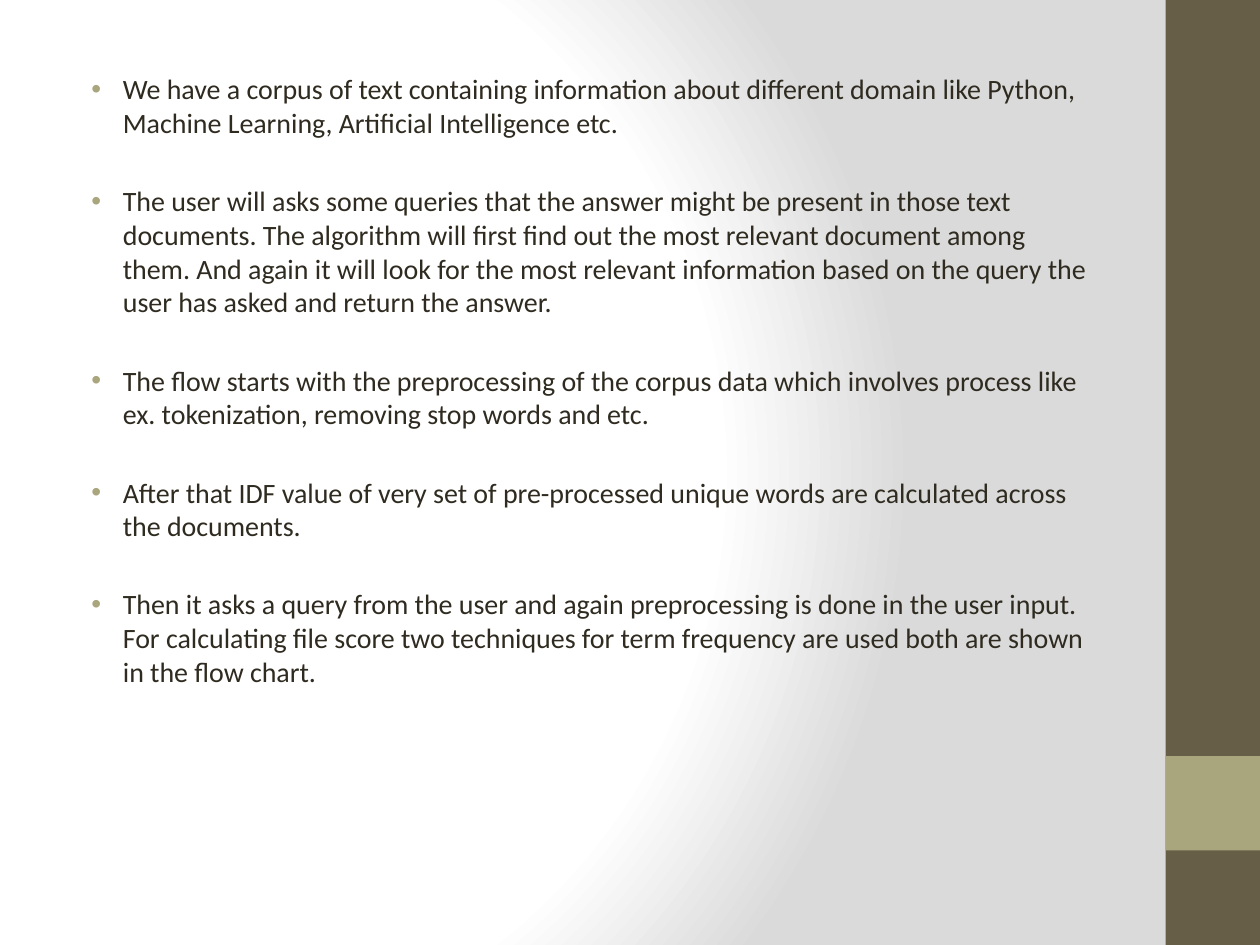
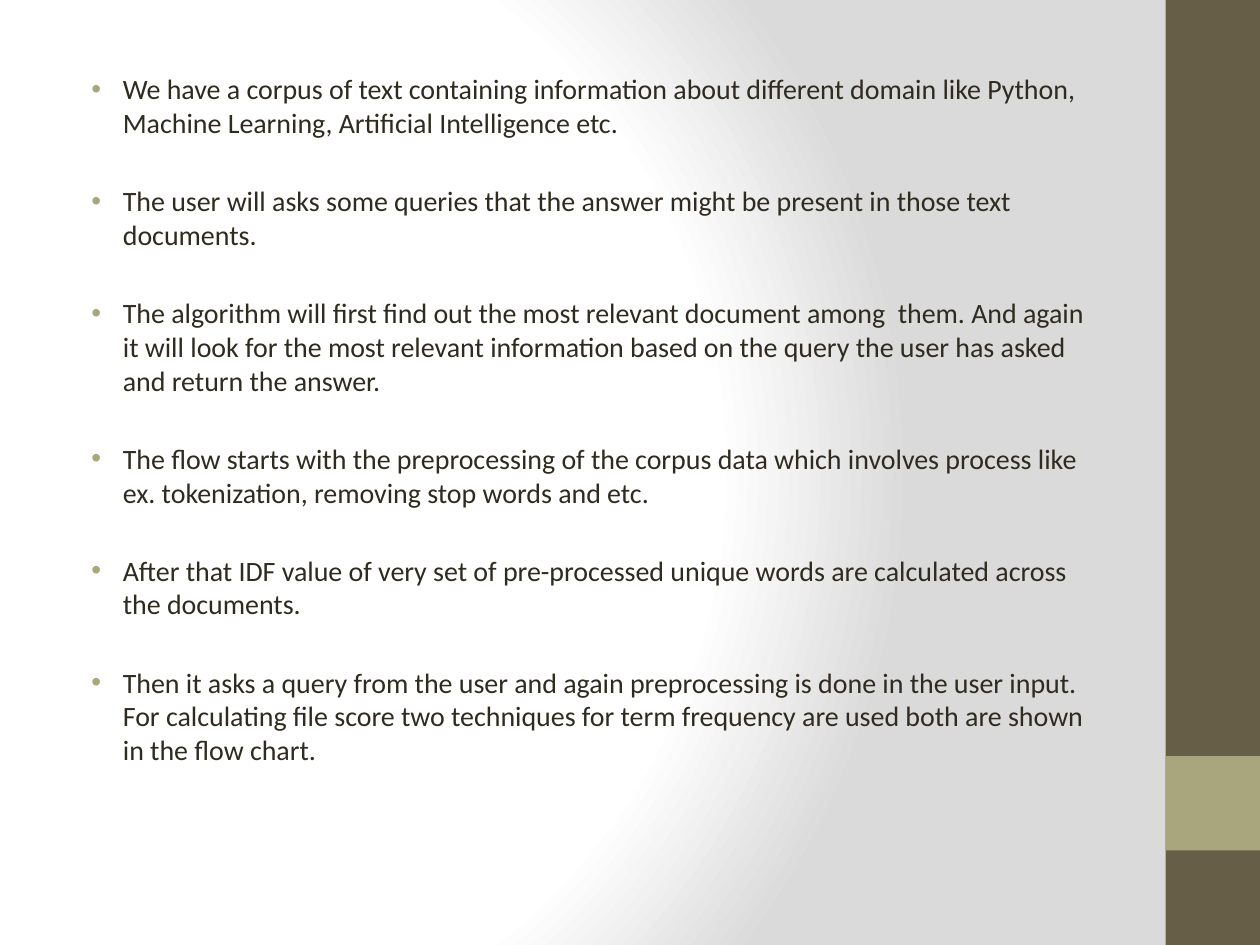
Before and after one commit to Sapan-Ravidas/QuestionsAnswers, a slide deck: slide 10 of INTRODUCTION.pptx. Drawn at 1260x945 pixels with LibreOffice and Linux fonts; fonts in the diff are those of the drawing. Boxes give left, top, right and bottom in pixels: in the first picture for what was removed or moved away, otherwise in the second. Text is boxed around its words. In the diff, an @@ line names an element or a change of style, - is before the commit and + after.

```diff
--- a/INTRODUCTION.pptx
+++ b/INTRODUCTION.pptx
@@ text at <box>123,191,1083,391</box>: text changed @@
-• The user will asks some queries that the answer might be present in those text documents. The algorithm will first find out the most relevant document among them. And again it will look for the most relevant information based on the query the user has asked and return the answer.
+• The user will asks some queries that the answer might be present in those text documents.
+• The algorithm will first find out the most relevant document among them. And again it will look for the most relevant information based on the query the user has asked and return the answer.
```
Also in this commit, not shown: 5 other slides changed.
